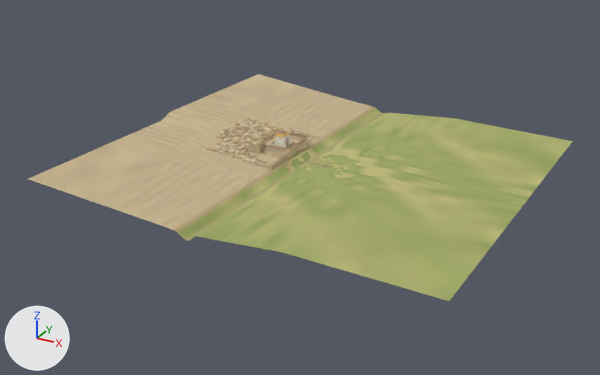
What one commit did to the glTF model assets-vila/fase-getsemani/getsemani_cenario.glb.
Rendered twice from a 50 mm camera at (910.0, -1790.0, 813.0) aimed at (-43.0, -57.0, -54.0). Arrows for +X, +Y and +Z are at lower left; the lights stay in place. The first picture is the older version.

Objects in the first picture: 'Casas_Cidade', 'Cidade_Chao', 'Fortaleza_Antonia', 'Getsemani_Fundo', 'Getsemani_Terreno', 'Muro_Cidade', 'Portico_Real', 'Santuario', 'Templo_Muros'.
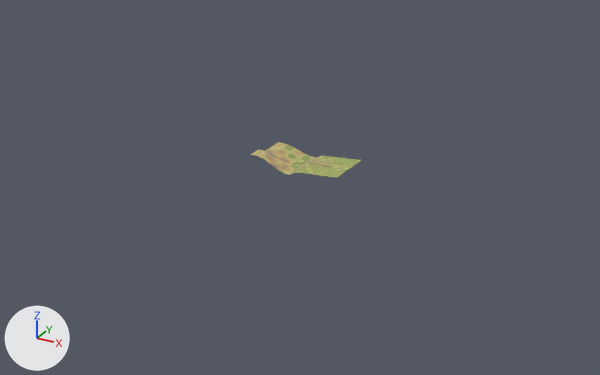
Changed parts and their boxes [x1, y1, x2, y2] in the pictures (600 x 375 px):
'Getsemani_Fundo', deleted (beige): before [174, 107, 573, 301]
'Cidade_Chao', deleted (beige): before [28, 74, 372, 230]
'Casas_Cidade', deleted (beige): before [206, 116, 319, 166]
'Templo_Muros', deleted (beige): before [264, 131, 309, 158]
'Santuario', deleted: before [269, 133, 296, 149]
'Fortaleza_Antonia', deleted: before [249, 137, 264, 154]
'Muro_Cidade', deleted: before [229, 153, 289, 170]
'Portico_Real', deleted: before [274, 130, 307, 137]

The edits, one by one:
Object 'Casas_Cidade' (ob_casas_cidade) is deleted.
Object 'Cidade_Chao' (ob_cidade_chao) is deleted.
Object 'Fortaleza_Antonia' (ob_fortaleza_antonia) is deleted.
Object 'Getsemani_Fundo' (ob_getsemani_fundo) is deleted.
Object 'Muro_Cidade' (ob_muro_cidade) is deleted.
Object 'Portico_Real' (ob_portico_real) is deleted.
Object 'Santuario' (ob_santuario) is deleted.
Object 'Templo_Muros' (ob_templo_muros) is deleted.
